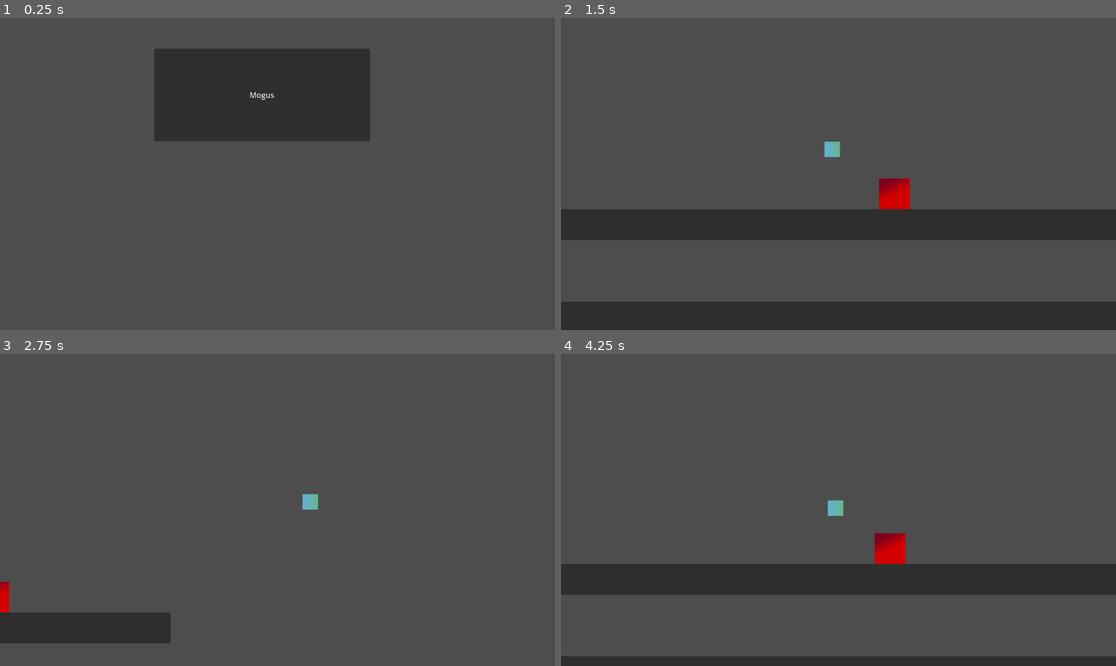
Above: before the commit, frames 1-4 (two rows, left to right).
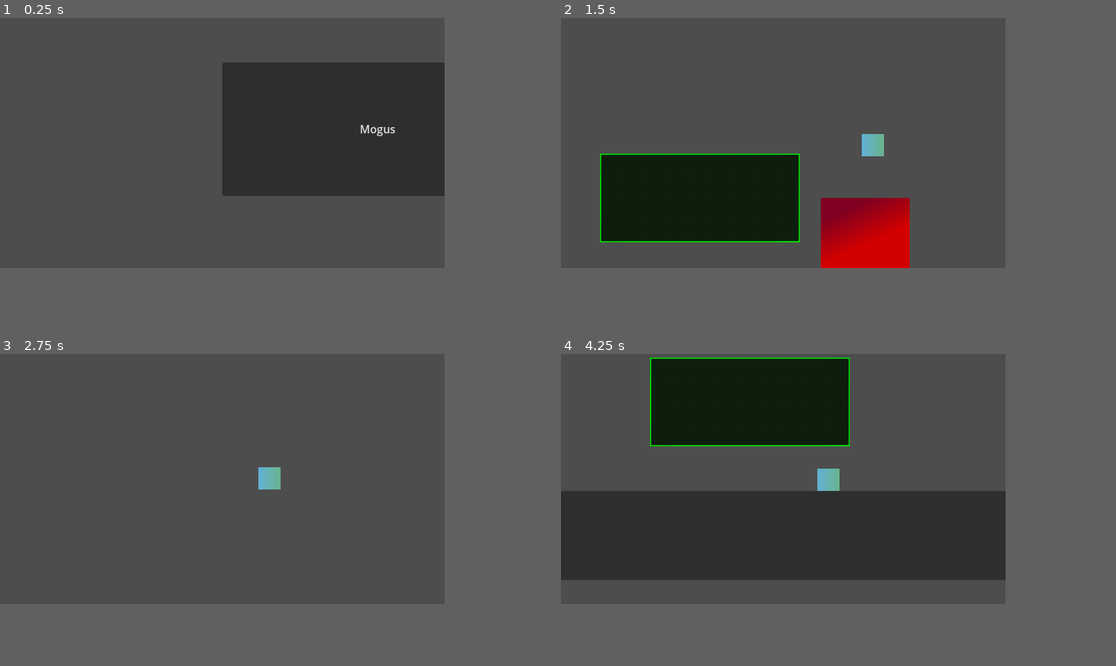
Above: after the commit, the same moments.

Repository: DavidAV05/FirstGame
Game: Godot game, scene res://game/menus/main_menu.tscn
Same seed, same stepped clock (60 frames per second), same inputs: the game is played once before the commit and once after it.
Inputs:
- Up to frame 1 (0.25 s): no input
- Up to frame 2 (1.5 s): click "Mogus" at 0.5 s; hold Right (move_right) from 1.28 s (still down); tap Shift (dash) at 1.35 s
- Up to frame 3 (2.75 s): keep holding Right (move_right); tap Space (jump) at 1.52, 2.27 s; tap Shift (dash) at 2.1 s
- Up to frame 4 (4.25 s): release Right (move_right) at 2.78 s; hold Left (move_left) 2.78-3.53 s; tap Shift (dash) at 2.85, 3.6 s; hold Right (move_right) from 3.53 s (still down); tap Space (jump) at 3.77 s
In our replay, the window is 799x449 before the commit and 640x360 after it. These sizes can differ from the game's own. Grey fills any space a smaller window leaves; there, only what the larger window draws over its background counts as a difference.

The runs differ from the first frame. In frame 1, 15% of the frame differs, in the area x 27-81%, y 10-58%; in frame 2, 28%; in frame 3, 3.6%; in frame 4, 38%, in the area x 0-100%, y 1-100%.

Commit message:
Added first tilemap

Diff:
--- a/game/Characters/player/player.gd
+++ b/game/Characters/player/player.gd
@@ -1,7 +1,7 @@
 extends CharacterBody2D
 
-const SPEED = 800.0
-const JUMP_VELOCITY = -900.0
+const SPEED = 400.0
+const JUMP_VELOCITY = -700.0
 
 var dash = true
 @onready var dash_timer = $dash_timer
--- a/game/Characters/player/player.tscn
+++ b/game/Characters/player/player.tscn
@@ -1,9 +1,9 @@
 [gd_scene load_steps=5 format=3 uid="uid://bwe8b1isyf17s"]
 
-[ext_resource type="Script" path="res://game/Characters/player/player.gd" id="1_h1qef"]
+[ext_resource type="Script" path="res://game/Characters/Player/player.gd" id="1_h1qef"]
 
-[sub_resource type="RectangleShape2D" id="RectangleShape2D_ielvk"]
-size = Vector2(32, 32)
+[sub_resource type="RectangleShape2D" id="RectangleShape2D_js6aq"]
+size = Vector2(16, 16)
 
 [sub_resource type="Gradient" id="Gradient_7dwd4"]
 colors = PackedColorArray(0.38214, 0.698672, 0.850917, 1, 0.417609, 0.706196, 0.55294, 1)
@@ -12,20 +12,20 @@
 gradient = SubResource("Gradient_7dwd4")
 
 [node name="player" type="CharacterBody2D"]
-position = Vector2(16, 16)
 script = ExtResource("1_h1qef")
 
 [node name="Camera2D" type="Camera2D" parent="."]
+zoom = Vector2(2, 2)
+process_callback = 0
 position_smoothing_enabled = true
 position_smoothing_speed = 10.0
 editor_draw_limits = true
 
 [node name="CollisionShape2D" type="CollisionShape2D" parent="."]
-shape = SubResource("RectangleShape2D_ielvk")
+shape = SubResource("RectangleShape2D_js6aq")
 
 [node name="Sprite2D" type="Sprite2D" parent="."]
-position = Vector2(1.90735e-06, -1.90735e-06)
-scale = Vector2(0.125, 32)
+scale = Vector2(0.0625, 16)
 texture = SubResource("GradientTexture1D_h41op")
 
 [node name="dash_timer" type="Timer" parent="."]
--- a/game/menus/main_menu.tscn
+++ b/game/menus/main_menu.tscn
@@ -1,6 +1,6 @@
 [gd_scene load_steps=2 format=3 uid="uid://0fkikv6sbgbe"]
 
-[ext_resource type="Script" path="res://game/menus/Button.gd" id="1_a2m3o"]
+[ext_resource type="Script" path="res://game/Menus/Button.gd" id="1_a2m3o"]
 
 [node name="mainMenu" type="Node2D"]
 
--- a/game/world/levels/level1/level1.tscn
+++ b/game/world/levels/level1/level1.tscn
@@ -1,14 +1,82 @@
-[gd_scene load_steps=6 format=3 uid="uid://qxcj4ajltyrs"]
+[gd_scene load_steps=9 format=3 uid="uid://qxcj4ajltyrs"]
 
-[ext_resource type="Script" path="res://game/world/levels/level1/Void.gd" id="1_41fup"]
-[ext_resource type="PackedScene" uid="uid://bwe8b1isyf17s" path="res://game/Characters/player/player.tscn" id="1_rsupv"]
+[ext_resource type="Script" path="res://game/World/Levels/Level1/Void.gd" id="1_41fup"]
+[ext_resource type="PackedScene" uid="uid://bwe8b1isyf17s" path="res://game/Characters/Player/player.tscn" id="1_rsupv"]
 [ext_resource type="PackedScene" uid="uid://clbqu0va2qca7" path="res://game/Characters/Enemies/seeker/seeker.tscn" id="3_7qasc"]
+[ext_resource type="Texture2D" uid="uid://cobxnnp2njlge" path="res://assets/Tilemaps/Test maps/test_green.png" id="4_4217v"]
 
 [sub_resource type="RectangleShape2D" id="RectangleShape2D_yals0"]
 size = Vector2(775.161, 24.0729)
 
 [sub_resource type="RectangleShape2D" id="RectangleShape2D_5yjjg"]
 size = Vector2(1408, 128)
+
+[sub_resource type="TileSetAtlasSource" id="TileSetAtlasSource_012ax"]
+texture = ExtResource("4_4217v")
+0:0/0 = 0
+0:0/0/physics_layer_0/linear_velocity = Vector2(0, 0)
+0:0/0/physics_layer_0/angular_velocity = 0.0
+0:0/0/physics_layer_0/polygon_0/points = PackedVector2Array(-8, -8, 8, -8, 8, 8, -8, 8)
+2:0/0 = 0
+2:0/0/physics_layer_0/linear_velocity = Vector2(0, 0)
+2:0/0/physics_layer_0/angular_velocity = 0.0
+2:0/0/physics_layer_0/polygon_0/points = PackedVector2Array(-8, -8, 8, -8, 8, 8, -8, 8)
+4:0/0 = 0
+4:0/0/physics_layer_0/linear_velocity = Vector2(0, 0)
+4:0/0/physics_layer_0/angular_velocity = 0.0
+4:0/0/physics_layer_0/polygon_0/points = PackedVector2Array(-8, -8, 8, -8, 8, 8, -8, 8)
+6:0/0 = 0
+6:0/0/physics_layer_0/linear_velocity = Vector2(0, 0)
+6:0/0/physics_layer_0/angular_velocity = 0.0
+6:0/0/physics_layer_0/polygon_0/points = PackedVector2Array(-8, -8, 8, -8, 8, 8, -8, 8)
+8:0/0 = 0
+8:0/0/physics_layer_0/linear_velocity = Vector2(0, 0)
+8:0/0/physics_layer_0/angular_velocity = 0.0
+8:0/0/physics_layer_0/polygon_0/points = PackedVector2Array(-8, -8, 8, -8, 8, 8, -8, 8)
+10:0/0 = 0
+10:0/0/physics_layer_0/linear_velocity = Vector2(0, 0)
+10:0/0/physics_layer_0/angular_velocity = 0.0
+10:0/0/physics_layer_0/polygon_0/points = PackedVector2Array(-8, -8, 8, -8, 8, 8, -8, 8)
+0:2/0 = 0
+0:2/0/physics_layer_0/linear_velocity = Vector2(0, 0)
+0:2/0/physics_layer_0/angular_velocity = 0.0
+0:2/0/physics_layer_0/polygon_0/points = PackedVector2Array(-8, -8, 8, -8, 8, 8, -8, 8)
+2:2/0 = 0
+2:2/0/physics_layer_0/linear_velocity = Vector2(0, 0)
+2:2/0/physics_layer_0/angular_velocity = 0.0
+2:2/0/physics_layer_0/polygon_0/points = PackedVector2Array(-8, -8, 8, -8, 8, 8, -8, 8)
+4:2/0 = 0
+4:2/0/physics_layer_0/linear_velocity = Vector2(0, 0)
+4:2/0/physics_layer_0/angular_velocity = 0.0
+4:2/0/physics_layer_0/polygon_0/points = PackedVector2Array(-8, -8, 8, -8, 8, 8, -8, 8)
+6:2/0 = 0
+6:2/0/physics_layer_0/linear_velocity = Vector2(0, 0)
+6:2/0/physics_layer_0/angular_velocity = 0.0
+6:2/0/physics_layer_0/polygon_0/points = PackedVector2Array(-8, -8, 8, -8, 8, 8, -8, 8)
+8:2/0 = 0
+8:2/0/physics_layer_0/linear_velocity = Vector2(0, 0)
+8:2/0/physics_layer_0/angular_velocity = 0.0
+8:2/0/physics_layer_0/polygon_0/points = PackedVector2Array(-8, -8, 8, -8, 8, 8, -8, 8)
+10:2/0 = 0
+10:2/0/physics_layer_0/linear_velocity = Vector2(0, 0)
+10:2/0/physics_layer_0/angular_velocity = 0.0
+10:2/0/physics_layer_0/polygon_0/points = PackedVector2Array(-8, -8, 8, -8, 8, 8, -8, 8)
+0:4/0 = 0
+0:4/0/physics_layer_0/linear_velocity = Vector2(0, 0)
+0:4/0/physics_layer_0/angular_velocity = 0.0
+0:4/0/physics_layer_0/polygon_0/points = PackedVector2Array(-8, -8, 8, -8, 8, 8, -8, 8)
+2:4/0 = 0
+2:4/0/physics_layer_0/linear_velocity = Vector2(0, 0)
+2:4/0/physics_layer_0/angular_velocity = 0.0
+2:4/0/physics_layer_0/polygon_0/points = PackedVector2Array(-8, -8, 8, -8, 8, 8, -8, 8)
+4:4/0 = 0
+4:4/0/physics_layer_0/linear_velocity = Vector2(0, 0)
+4:4/0/physics_layer_0/angular_velocity = 0.0
+4:4/0/physics_layer_0/polygon_0/points = PackedVector2Array(-8, -8, 8, -8, 8, 8, -8, 8)
+
+[sub_resource type="TileSet" id="TileSet_8s2hu"]
+physics_layer_0/collision_layer = 1
+sources/2 = SubResource("TileSetAtlasSource_012ax")
 
 [node name="Level1" type="Node2D"]
 
@@ -44,9 +112,14 @@
 [node name="Respawn_timer" type="Timer" parent="Objects/Void"]
 
 [node name="player" parent="." instance=ExtResource("1_rsupv")]
-position = Vector2(0, 0)
 
 [node name="CharacterBody2D" parent="." instance=ExtResource("3_7qasc")]
 position = Vector2(392, 32)
 
+[node name="TileMap" type="TileMap" parent="."]
+tile_set = SubResource("TileSet_8s2hu")
+rendering_quadrant_size = 32
+format = 2
+layer_0/tile_data = PackedInt32Array(131075, 393218, 2, 131074, 393218, 2, 131073, 393218, 2, 131072, 393218, 2, 196607, 393218, 2, 196606, 393218, 2, 196605, 393218, 2, 196604, 655362, 0, 196612, 524290, 2, 262148, 524290, 2, 262140, 655362, 2, 327676, 655362, 2, 393212, 131074, 2, 393213, 131074, 4, 393214, 131074, 4, 393215, 131074, 4, 327680, 131074, 4, 327681, 131074, 4, 327682, 131074, 4, 327683, 131074, 4, 327684, 2, 2, 262147, 262146, 4, 262146, 262146, 4, 262145, 262146, 4, 262144, 262146, 4, 327679, 262146, 4, 262143, 262146, 4, 262142, 262146, 4, 262141, 262146, 4, 327677, 262146, 4, 327678, 262146, 4, 196608, 262146, 4, 196609, 262146, 4, 196610, 262146, 4, 196611, 262146, 4, 131076, 262146, 2)
+
 [connection signal="body_entered" from="Objects/Void" to="Objects/Void" method="_on_body_entered"]
--- a/project.godot
+++ b/project.godot
@@ -11,9 +11,15 @@
 [application]
 
 config/name="FirstGame"
-run/main_scene="res://game/menus/main_menu.tscn"
+run/main_scene="res://game/Menus/main_menu.tscn"
 config/features=PackedStringArray("4.2", "Forward Plus")
 config/icon="res://icon.svg"
+
+[display]
+
+window/size/viewport_width=640
+window/size/viewport_height=360
+window/size/mode=2
 
 [input]
 
@@ -61,3 +67,7 @@
 [physics]
 
 2d/default_gravity=1960.0
+
+[rendering]
+
+textures/canvas_textures/default_texture_filter=0
Binary file added: assets/Tilemaps/Test maps/test_green.png
Not shown, added: assets/Tilemaps/Test maps/test_green.png.import
